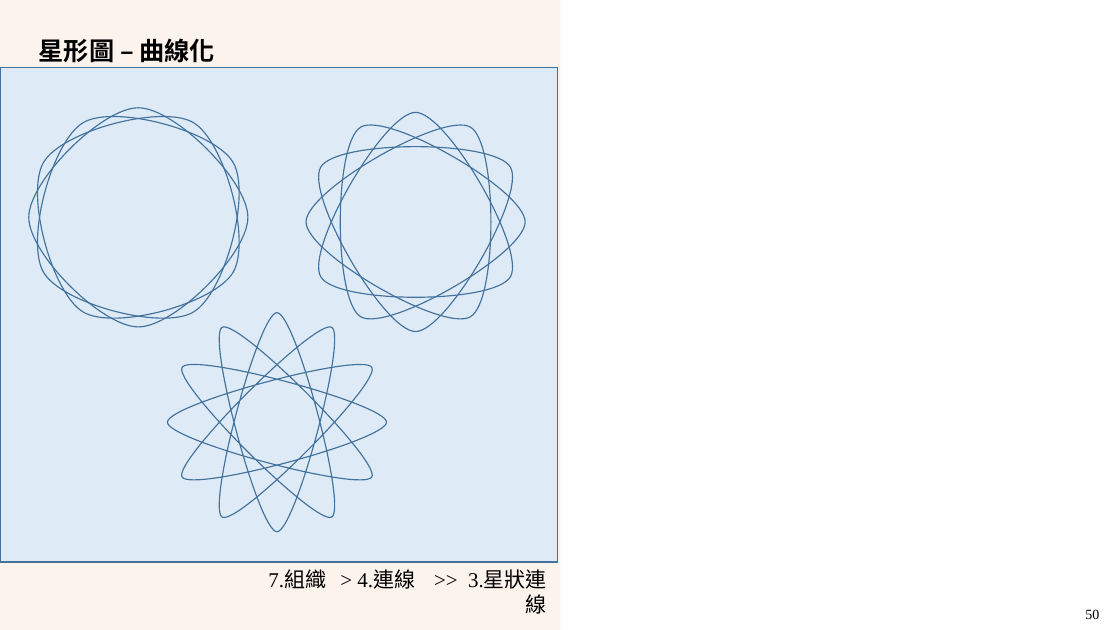
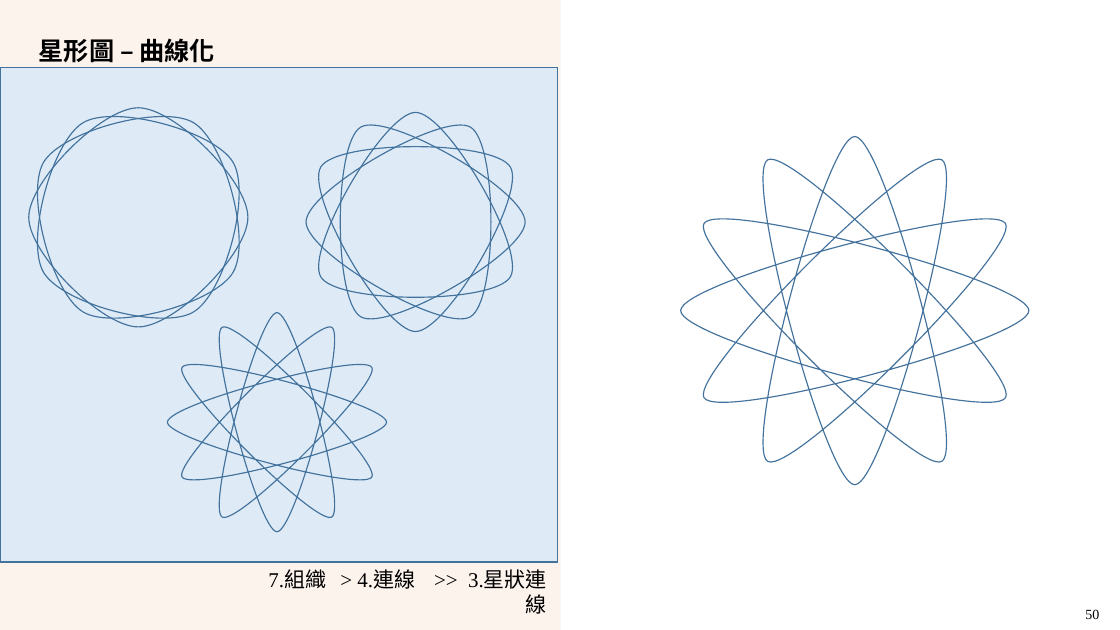
Before and after one commit to LittleD3092/My-Vault, a slide deck: slide 50 of Patterning and Drawing/6/AMA-數藝-6-規則篇-3-星形圖-2022-1202.pptx. Drawn at 1120x630 pixels with LibreOffice and Linux fonts; fonts in the diff are those of the drawing; background and template pictures are left out. Boxes give left, top, right and bottom in pixels: in the first picture for what was removed or moved away, otherwise in the second. Text is boxed around its words. In the diff, an @@ line names an element or a change of style, - is before the commit and + after.

```diff
--- a/Patterning and Drawing/6/AMA-數藝-6-規則篇-3-星形圖-2022-1202.pptx
+++ b/Patterning and Drawing/6/AMA-數藝-6-規則篇-3-星形圖-2022-1202.pptx
@@ freeform shape added at box(681, 136, 1029, 485), outline #43739E 1 pt @@
```
Also in this commit, not shown: 12 other slides changed, 2 other files.
